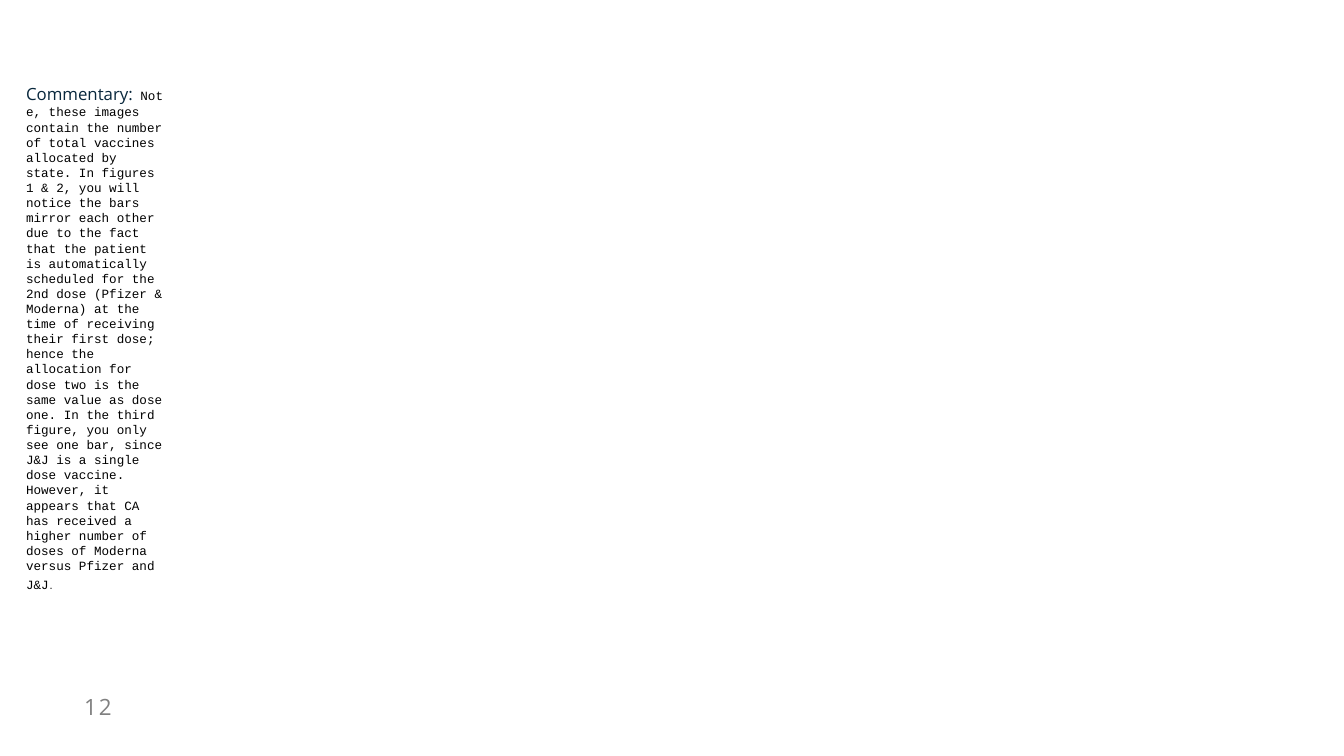
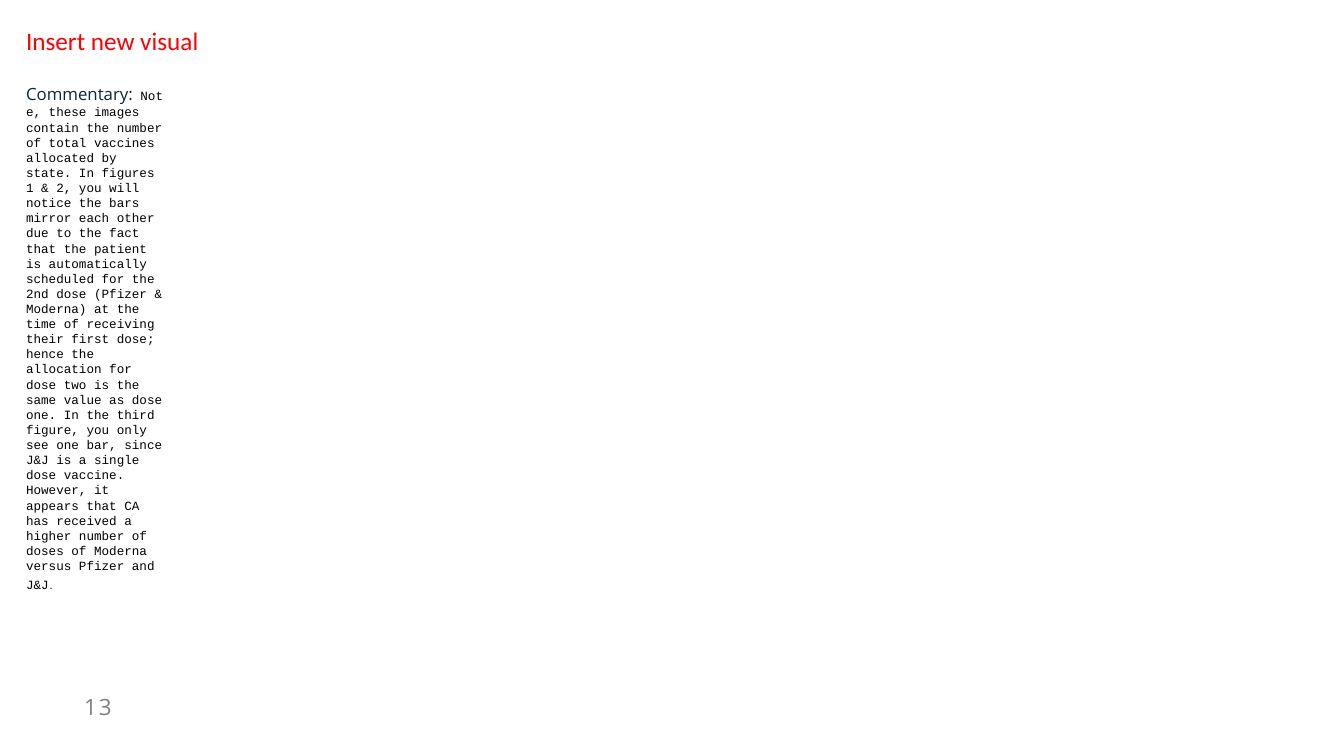
Before and after one commit to NicoleLund/covid_vaccine_availability, a slide deck: slide 13 of presentation/Project_one.pptx (slide 12 before the commit). Drawn at 1344x756 pixels with LibreOffice and Linux fonts; fonts in the diff are those of the drawing; background and template pictures are left out. Boxes give left, top, right and bottom in pixels: in the first picture for what was removed or moved away, otherwise in the second. Text is boxed around its words. In the diff, an @@ line names an element or a change of style, - is before the commit and + after.

```diff
--- a/presentation/Project_one.pptx
+++ b/presentation/Project_one.pptx
@@ text added at [26, 32, 198, 51], 36 pt, text #FF0000 @@
+Insert new visual
@@ page number at [84, 699, 112, 715]: text changed @@
-12
+13
```
Also in this commit, not shown: 5 other slides changed, 4 slides added, 11 slides removed.
